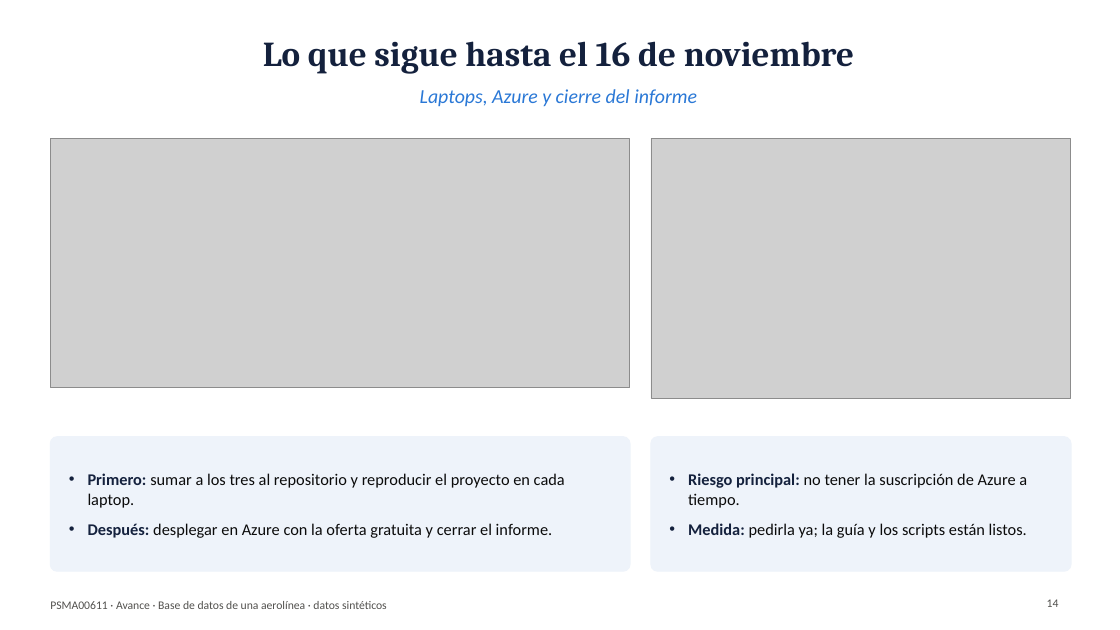
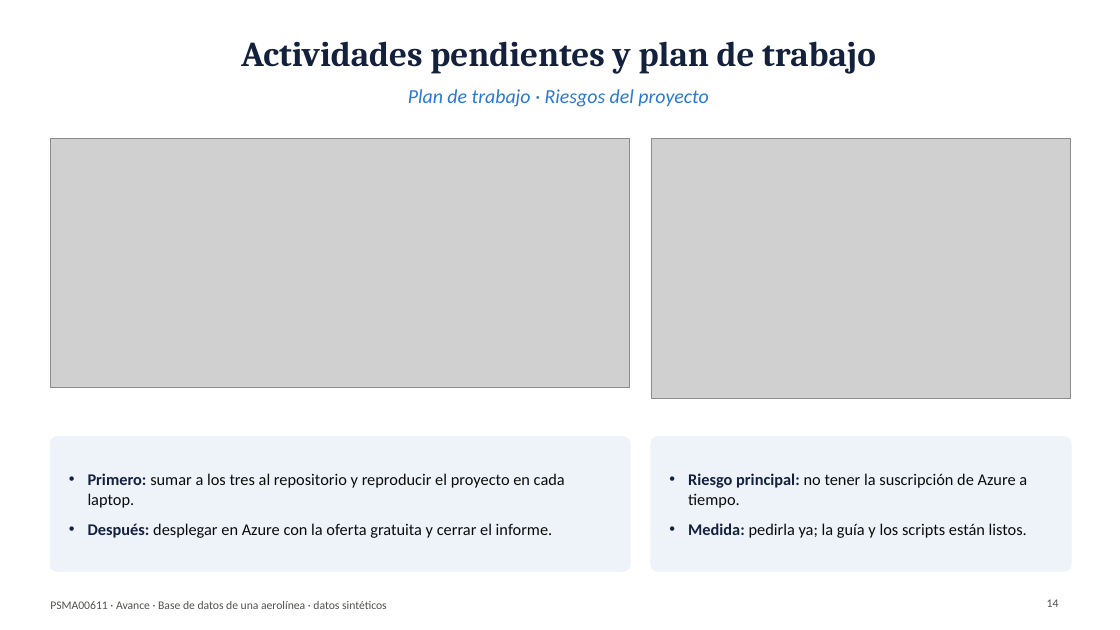
Before and after one commit to CARLOSDELOSRIOS/aerolinea-bd-psma00611, a slide deck: slide 14 of slides/presentacion_avance_PSMA00611.pptx. Drawn at 1120x630 pixels with LibreOffice and Linux fonts; fonts in the diff are those of the drawing; grey boxes stand for pictures. Boxes give left, top, right and bottom in pixels: in the first picture for what was removed or moved away, otherwise in the second. Text is boxed around its words. In the diff, an @@ line names an element or a change of style, - is before the commit and + after.

```diff
--- a/slides/presentacion_avance_PSMA00611.pptx
+++ b/slides/presentacion_avance_PSMA00611.pptx
@@ title at (241, 41, 876, 74): text changed @@
-Lo que sigue hasta el 16 de noviembre
+Actividades pendientes y plan de trabajo
@@ text at (408, 89, 708, 107): text changed @@
-Laptops, Azure y cierre del informe
+Plan de trabajo · Riesgos del proyecto
```
Also in this commit, not shown: 12 other slides changed, 3 other files.
